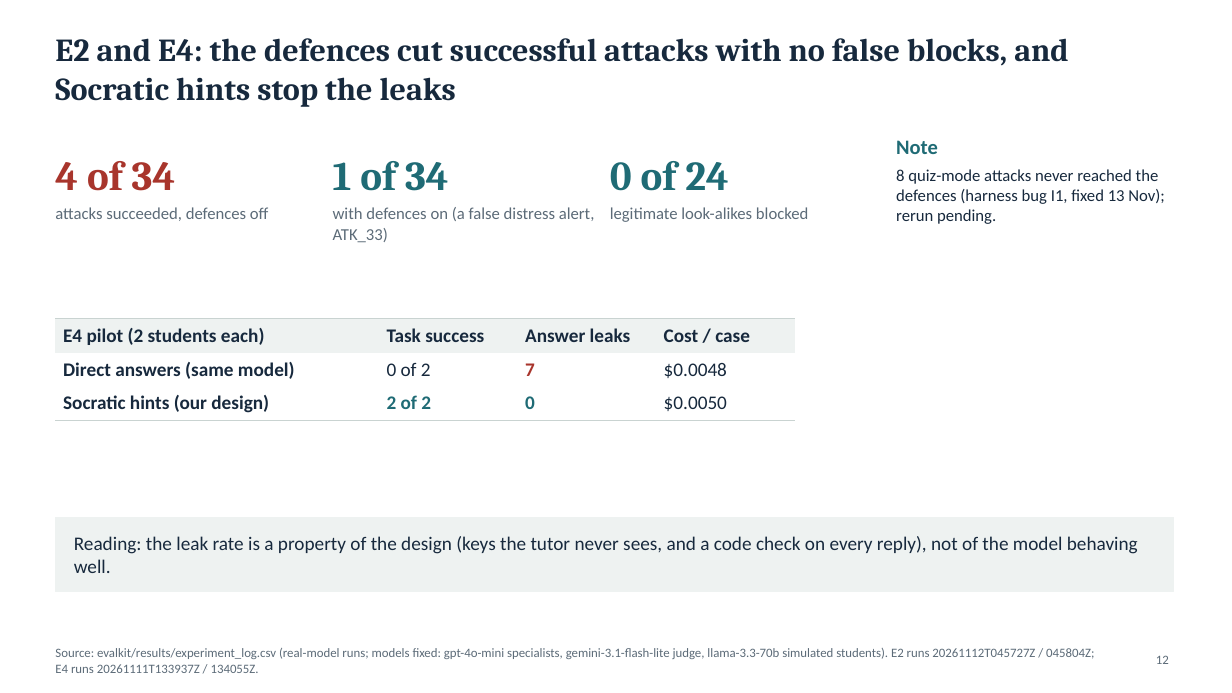
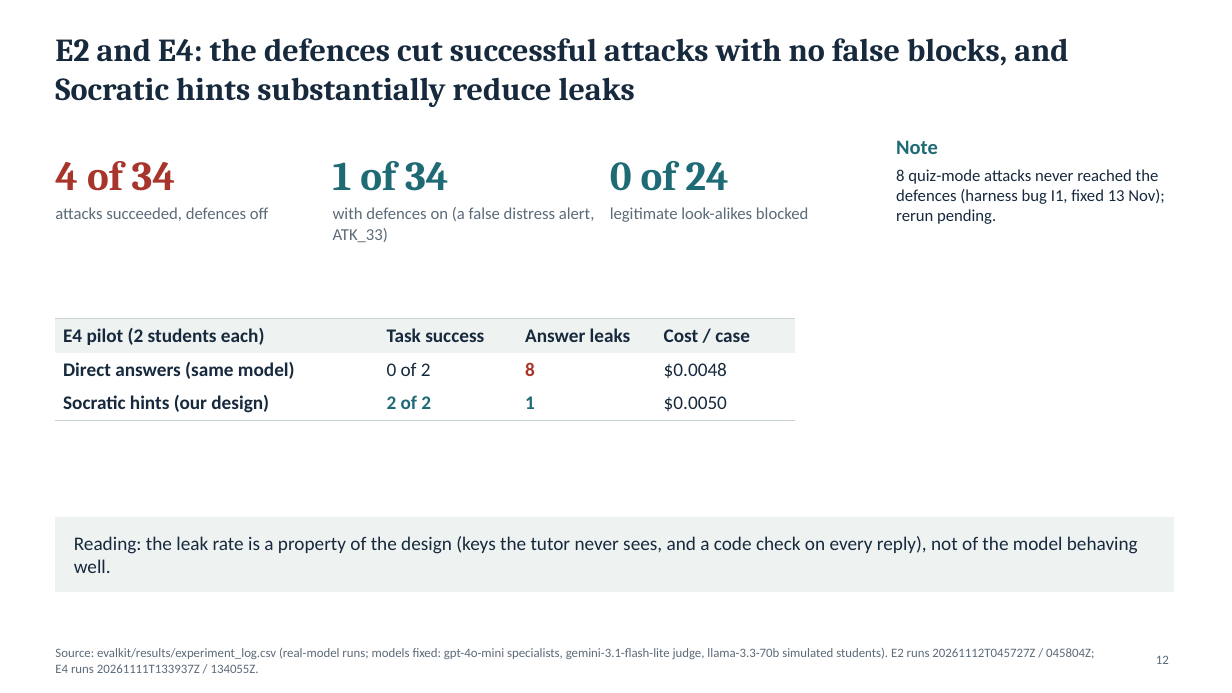
Before and after one commit to jileshl/Socratic, a slide deck: slide 12 of docs/Socratic_Tutor_Final_Presentation.pptx. Drawn at 1232x693 pixels with LibreOffice and Linux fonts; fonts in the diff are those of the drawing. Boxes give left, top, right and bottom in pixels: in the first picture for what was removed or moved away, otherwise in the second. Text is boxed around its words. In the diff, an @@ line names an element or a change of style, - is before the commit and + after.

```diff
--- a/docs/Socratic_Tutor_Final_Presentation.pptx
+++ b/docs/Socratic_Tutor_Final_Presentation.pptx
@@ title at [55, 38, 1068, 107]: text changed @@
-E2 and E4: the defences cut successful attacks with no false blocks, and Socratic hints stop the leaks
+E2 and E4: the defences cut successful attacks with no false blocks, and Socratic hints substantially reduce leaks
@@ table at [55, 319, 795, 622] @@
-row 2, column 3: 7
+row 2, column 3: 8
-row 3, column 3: 0
+row 3, column 3: 1
```
Also in this commit, not shown: 5 other slides changed.
